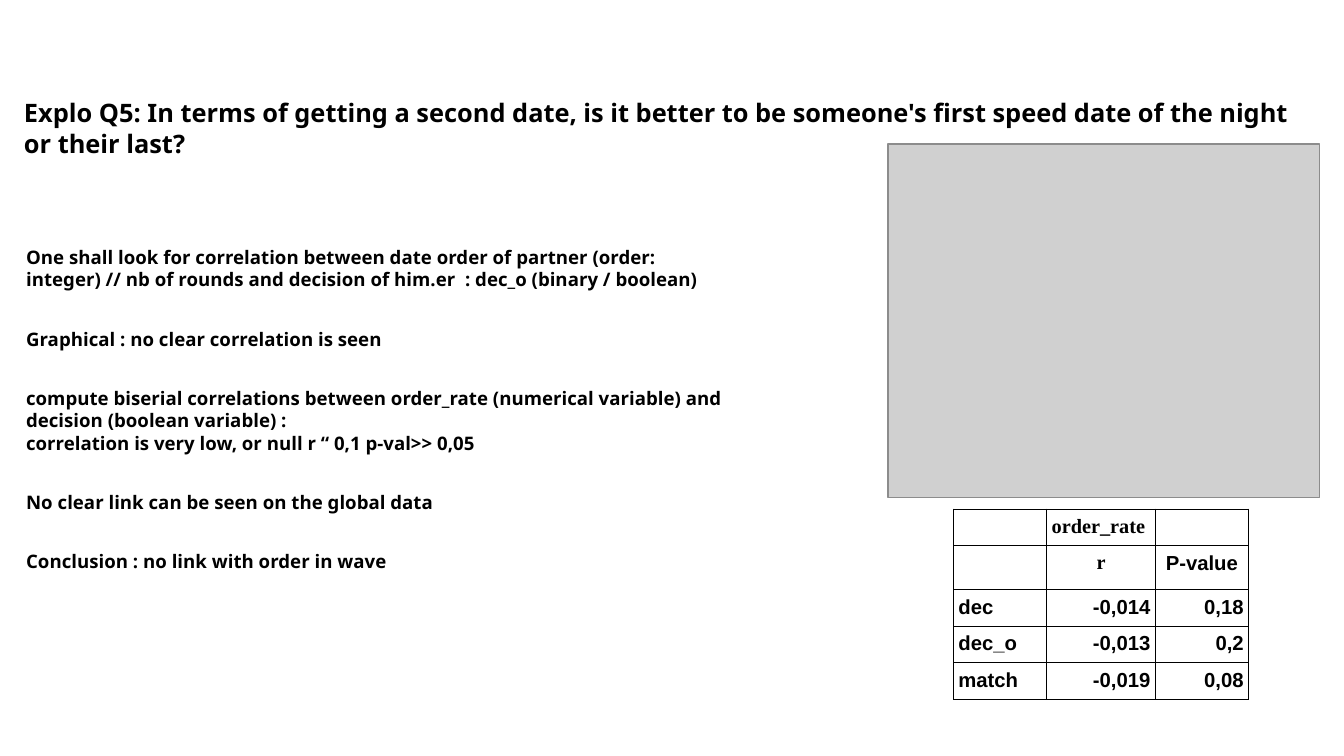
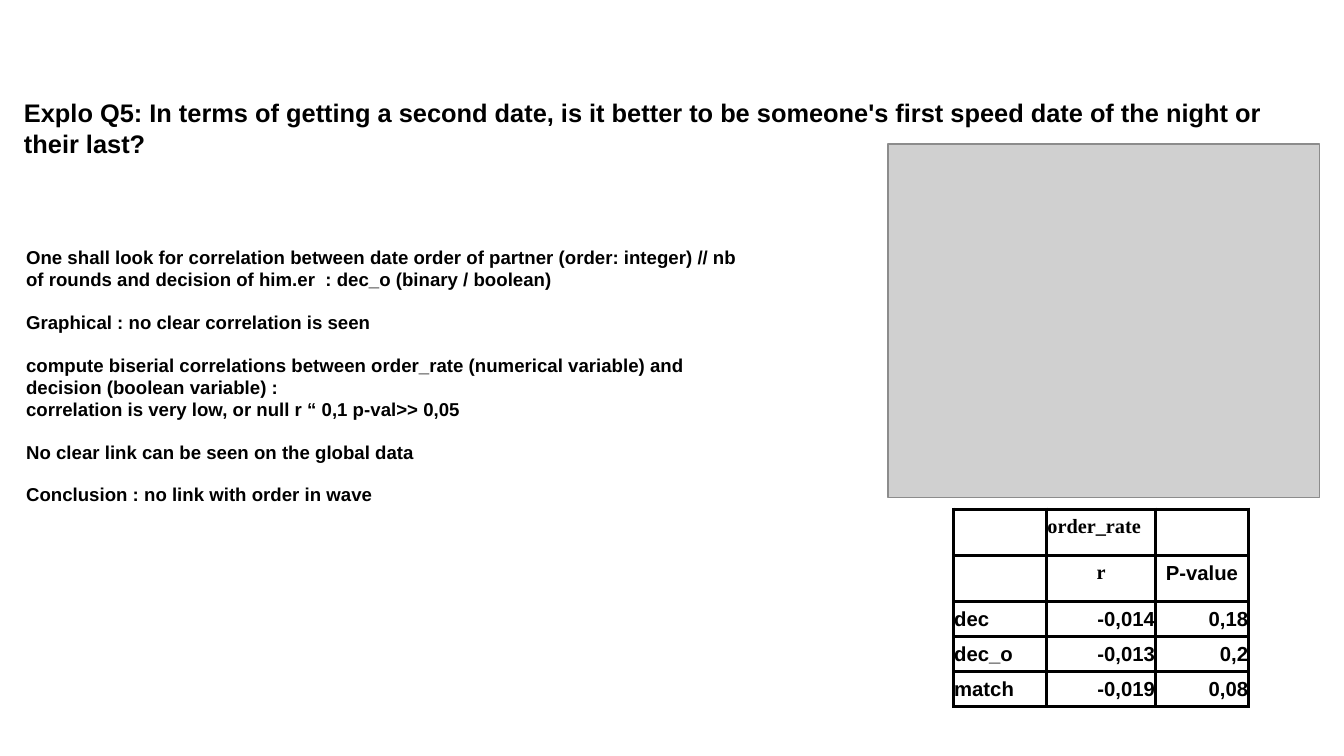
Before and after one commit to cyrilbraguy/Bl2_Tinder, a slide deck: slide 15 of doc/Braguy_CDSD_bl2_tinder.odp. Drawn at 1344x756 pixels with LibreOffice and Linux fonts; fonts in the diff are those of the drawing; grey boxes stand for pictures; background and template pictures are left out. Boxes give left, top, right and bottom in pixels: in the first picture for what was removed or moved away, otherwise in the second. Text is boxed around its words. In the diff, an @@ line names an element or a change of style, - is before the commit and + after.

```diff
--- a/doc/Braguy_CDSD_bl2_tinder.odp
+++ b/doc/Braguy_CDSD_bl2_tinder.odp
@@ title "3 Analysis" at box(484, 22, 849, 105): font Noto Sans to Arial @@
@@ text "Explo Q5: In terms of ..." at box(24, 103, 1260, 154): font Noto Sans to Arial @@
@@ text "One shall look for correlation ..." at box(26, 250, 736, 502): font Noto Sans to Arial; less space between paragraphs @@
@@ table at box(954, 510, 1248, 705) @@
@@ borders changed @@
```
Also in this commit, not shown: 15 other slides changed, 2 other files.
